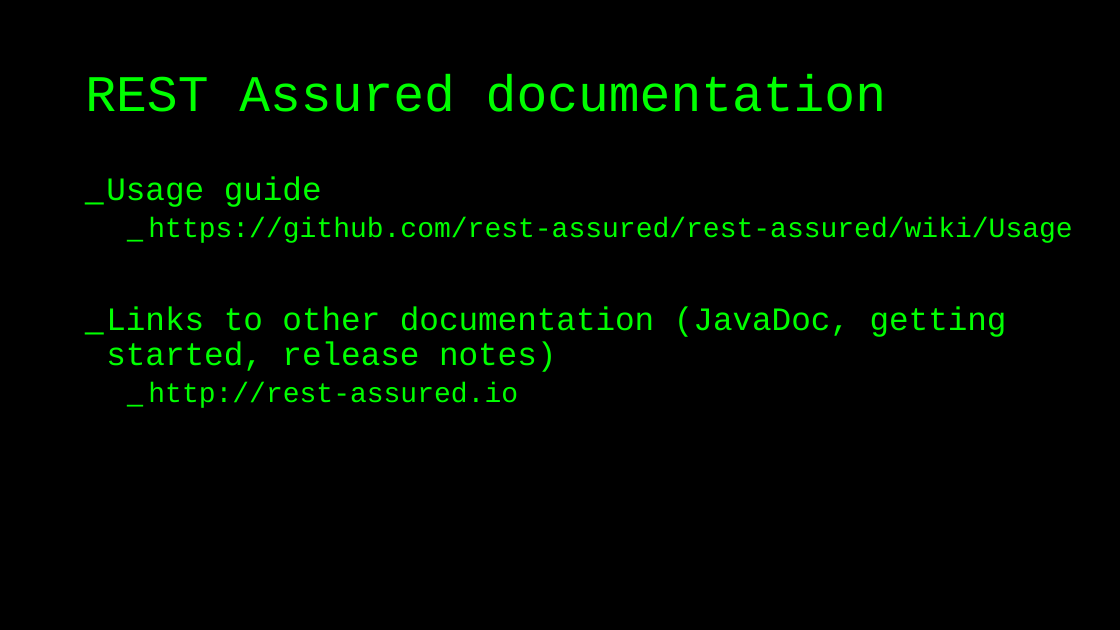
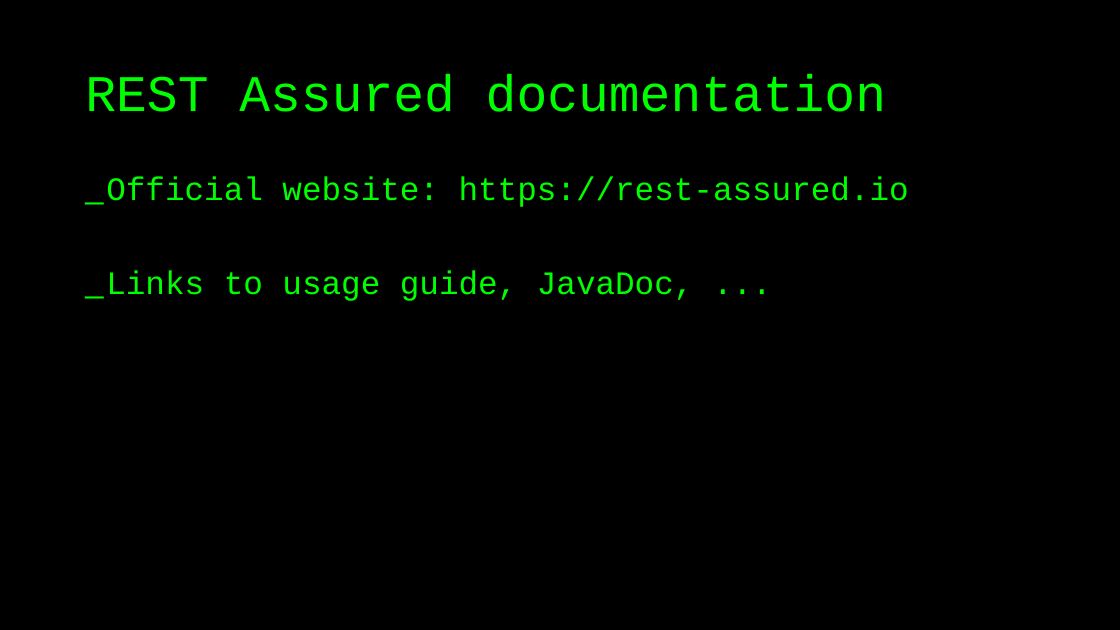
Before and after one commit to basdijkstra/rest-assured-workshop, a slide deck: slide 25 of RestAssuredWorkshop.pptx. Drawn at 1120x630 pixels with LibreOffice and Linux fonts; fonts in the diff are those of the drawing. Boxes give left, top, right and bottom in pixels: in the first picture for what was removed or moved away, otherwise in the second. Text is boxed around its words. In the diff, an @@ line names an element or a change of style, - is before the commit and + after.

```diff
--- a/RestAssuredWorkshop.pptx
+++ b/RestAssuredWorkshop.pptx
@@ text at (x1=106, y1=176, x2=909, y2=301): text changed; size 24 to 28 pt @@
-_ Usage guide
-  _ https://github.com/rest-assured/rest-assured/wiki/Usage
-_ Links to other documentation (JavaDoc, getting started, release notes)
-  _ http://rest-assured.io
+_ Official website: https://rest-assured.io
+_ Links to usage guide, JavaDoc, ...
```
Also in this commit, not shown: 38 other slides changed, 2 other files.
